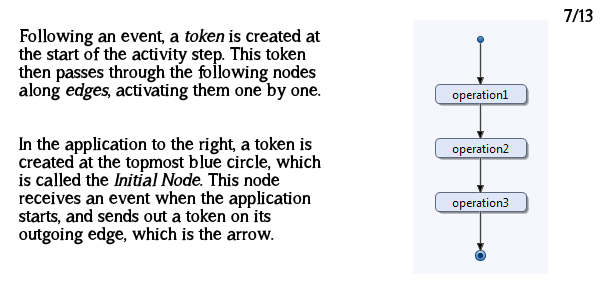
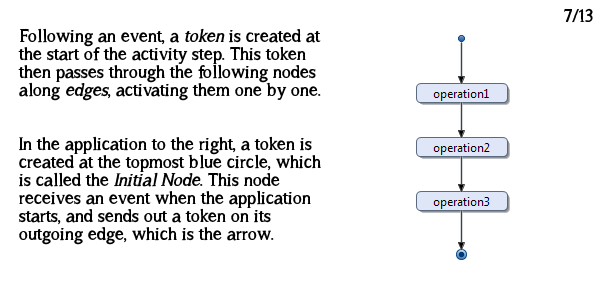
Layers edited between the first and the second 600 x 300 image:
added layer "operation-seq.png #2" above "operation-seq.png #1" over [416, 35, 510, 260]
painted on "operation-seq.png #1" over [413, 20, 548, 274]
